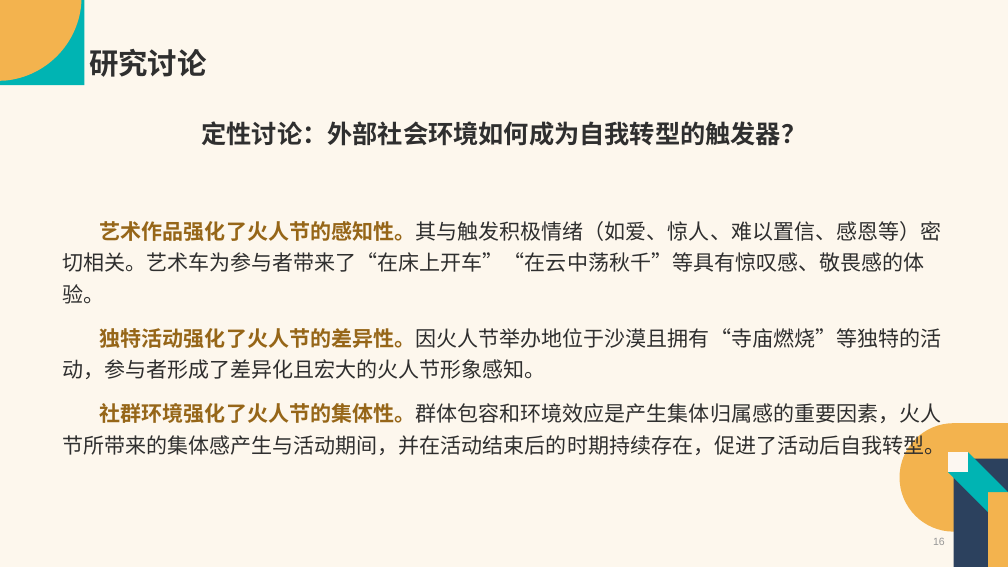
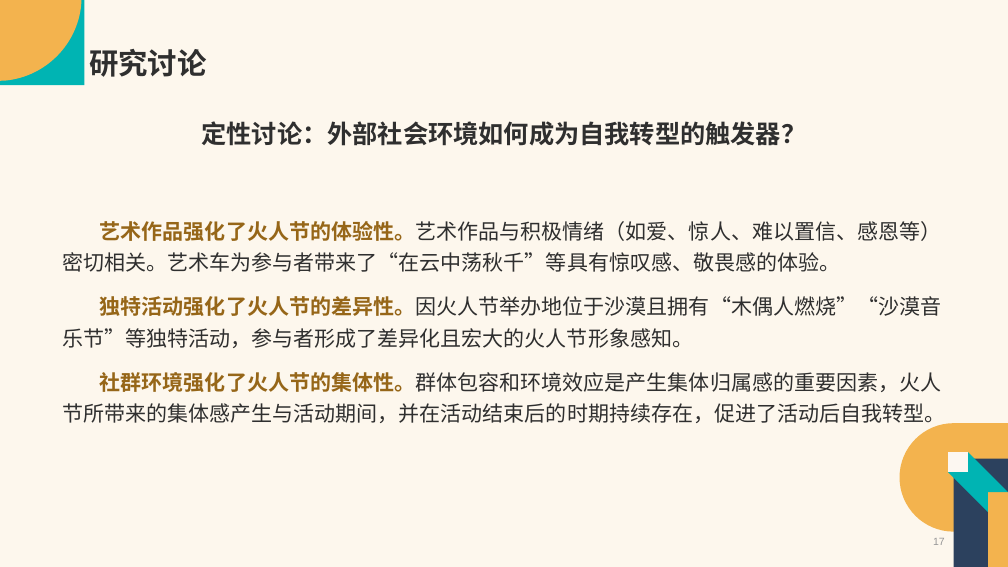
Before and after one commit to Vaelubo/Research, a slide deck: slide 17 of SSCI文章汇报.pptx (slide 16 before the commit). Drawn at 1008x567 pixels with LibreOffice and Linux fonts; fonts in the diff are those of the drawing. Boxes give left, top, right and bottom in pixels: in the first picture for what was removed or moved away, otherwise in the second. Text is boxed around its words. In the diff, an @@ line names an element or a change of style, - is before the commit and + after.

```diff
--- a/SSCI文章汇报.pptx
+++ b/SSCI文章汇报.pptx
@@ text at box(62, 221, 942, 348): text changed @@
-艺术作品强化了火人节的感知性。其与触发积极情绪（如爱、惊人、难以置信、感恩等）密切相关。艺术车为参与者带来了“在床上开车”“在云中荡秋千”等具有惊叹感、敬畏感的体验。
-独特活动强化了火人节的差异性。因火人节举办地位于沙漠且拥有“寺庙燃烧”等独特的活动，参与者形成了差异化且宏大的火人节形象感知。
+艺术作品强化了火人节的体验性。艺术作品与积极情绪（如爱、惊人、难以置信、感恩等）密切相关。艺术车为参与者带来了“在云中荡秋千”等具有惊叹感、敬畏感的体验。
+独特活动强化了火人节的差异性。因火人节举办地位于沙漠且拥有“木偶人燃烧”“沙漠音乐节”等独特活动，参与者形成了差异化且宏大的火人节形象感知。
@@ page number at box(933, 538, 945, 545): text changed @@
-16
+17
```
Also in this commit, not shown: 10 other slides changed, 2 slides added, 1 slide removed, 2 other files.
